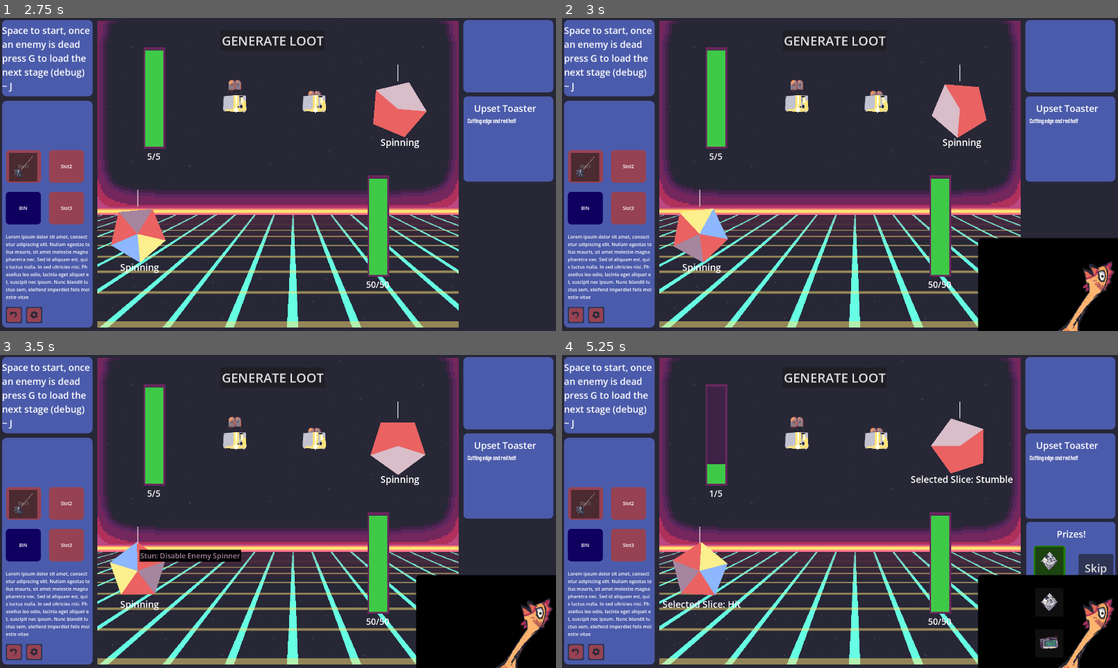
Above: before the commit, frames 1-4 (two rows, left to right).
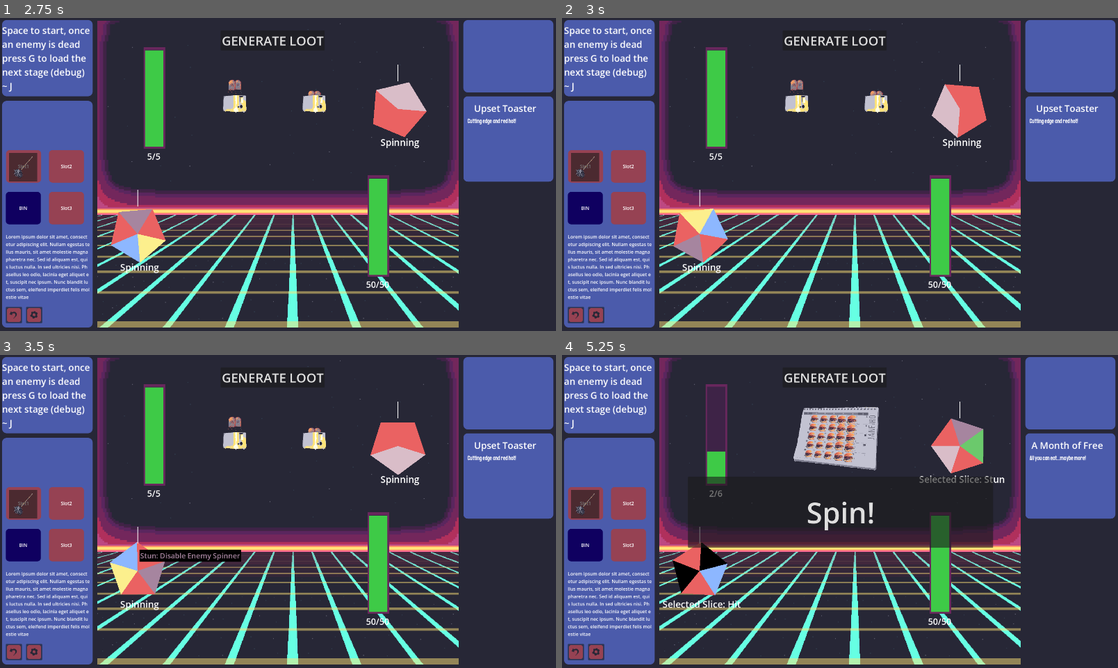
Above: after the commit, the same moments.

Repository: Dragos-F/spinner-autobattler
Game: Godot game, scene res://Scenes/MainScene.tscn
Two runs of this game, one before a commit and one after it. Both use one fixed random seed, a clock stepped at 60 frames per second and the inputs below. This scene is started directly instead of the project's main scene. The engine's default icon, where the game draws it, is replaced by a stand-in: a white triangle on a blue panel in a dark square.
Inputs (mouse positions are in pixels of both pictures, inside the frame that each line leads up to):
- Up to frame 1 (2.75 s): click (11, 315) at 0.5 s; click (33, 315) at 1.25 s; click "Spin!" at 2 s
- Up to frame 2 (3 s): tap G at 2.75 s; drag from (962, 108) to (701, 233) at 2.77 s
- Up to frame 3 (3.5 s): no input
- Up to frame 4 (5.25 s): tap G at 3.5, 4.25 s; drag from (962, 445) to (701, 570) at 3.52 s; move the mouse to (962, 445) at 4.27 s; hold D 4.28-5 s; tap P at 4.35 s; click (962, 445) at 4.42 s; click "Skip Loot" at 5 s

Frame 1 is identical in both runs. In frame 2, 7.3% of the frame differs, in the area x 74-100%, y 70-100%; in frame 3, 7.3%; in frame 4, 19%, in the area x 19-100%, y 14-100%.
Error before the commit: Invalid assignment of property or key 'text' with value of type 'String' on a base object of type 'PanelContainer'. (res://Scripts/template_slice.gd:23)

Commit message:
TemplateSlice Tooltip override fix

Diff:
--- a/Scenes/MainScene.tscn
+++ b/Scenes/MainScene.tscn
@@ -34,7 +34,6 @@
 [ext_resource type="Resource" uid="uid://brede0qqo48qf" path="res://Resources/Slices/Hit.tres" id="23_s1acj"]
 [ext_resource type="Resource" uid="uid://bwfmjjdlijcyo" path="res://Resources/Slices/Stun.tres" id="24_t8ijv"]
 [ext_resource type="Resource" uid="uid://bgxmuxq8peoyk" path="res://Resources/Slices/Rush.tres" id="25_rv6c1"]
-[ext_resource type="PackedScene" uid="uid://w2ypqxyaota3" path="res://Scenes/item_tooltip.tscn" id="26_goiu7"]
 [ext_resource type="Script" uid="uid://dqo5ua8abe05n" path="res://Scripts/loot_system.gd" id="28_hkvke"]
 [ext_resource type="Resource" uid="uid://cmbhg20s3hd60" path="res://Resources/Items/Upgrades/HitUpgrade.tres" id="30_20cv7"]
 [ext_resource type="Resource" uid="uid://bbvbi4n331pd6" path="res://Resources/Items/Upgrades/JackpotUpgrade.tres" id="31_ywy86"]
@@ -682,9 +681,6 @@
 [node name="Wheel" parent="EnemyWheelBundle/SpinControl" index="0" unique_id=808226493]
 item = null
 
-[node name="TemplatePolygon2D" parent="EnemyWheelBundle/SpinControl/Wheel" index="0" unique_id=621566602]
-tooltipObject = ExtResource("26_goiu7")
-
 [node name="EnemyHealthDisplay" type="Node2D" parent="EnemyWheelBundle" unique_id=1657434431 node_paths=PackedStringArray("animator", "healthtext", "CharacterVisualAnimr")]
 position = Vector2(-841, 136)
 script = ExtResource("18_i0j58")
@@ -814,9 +810,6 @@
 [node name="Wheel" parent="PlayerWheels/PlayerWheel2/SpinControl" index="0" unique_id=808226493]
 item = null
 
-[node name="TemplatePolygon2D" parent="PlayerWheels/PlayerWheel2/SpinControl/Wheel" index="0" unique_id=621566602]
-tooltipObject = ExtResource("26_goiu7")
-
 [node name="PlayerWheel3" parent="PlayerWheels" unique_id=2039030054 instance=ExtResource("15_xc4hf")]
 visible = false
 position = Vector2(237, -52)
@@ -826,9 +819,6 @@
 
 [node name="Wheel" parent="PlayerWheels/PlayerWheel3/SpinControl" index="0" unique_id=808226493]
 item = null
-
-[node name="TemplatePolygon2D" parent="PlayerWheels/PlayerWheel3/SpinControl/Wheel" index="0" unique_id=621566602]
-tooltipObject = ExtResource("26_goiu7")
 
 [node name="LootSystem" type="PanelContainer" parent="." unique_id=1101095401 node_paths=PackedStringArray("option_slots", "manager", "heal_button")]
 unique_name_in_owner = true
Not shown, added: VisualAssets/StartMenu/LogoEnglish1.png.import
Not shown, added: VisualAssets/StartMenu/LogoEnglish2.png.import
Not shown, added: VisualAssets/StartMenu/LogoEnglish3.png.import
Not shown, added: VisualAssets/StartMenu/StartButtonBonusFeatures1.png.import
Not shown, added: VisualAssets/StartMenu/StartButtonBonusFeatures2.png.import
Not shown, added: VisualAssets/StartMenu/StartButtonOptions1.png.import
Not shown, added: VisualAssets/StartMenu/StartButtonOptions2.png.import
Not shown, added: VisualAssets/StartMenu/StartButtonPlay1.png.import
Not shown, added: VisualAssets/StartMenu/StartButtonPlay2.png.import
Not shown, added: VisualAssets/StartMenu/TVBackground.png.import
Not shown, added: VisualAssets/StartMenu/TVCRTEffect.png.import
Not shown, added: VisualAssets/StartMenu/TVStarryBackground.png.import
(and 1 more such lines)
